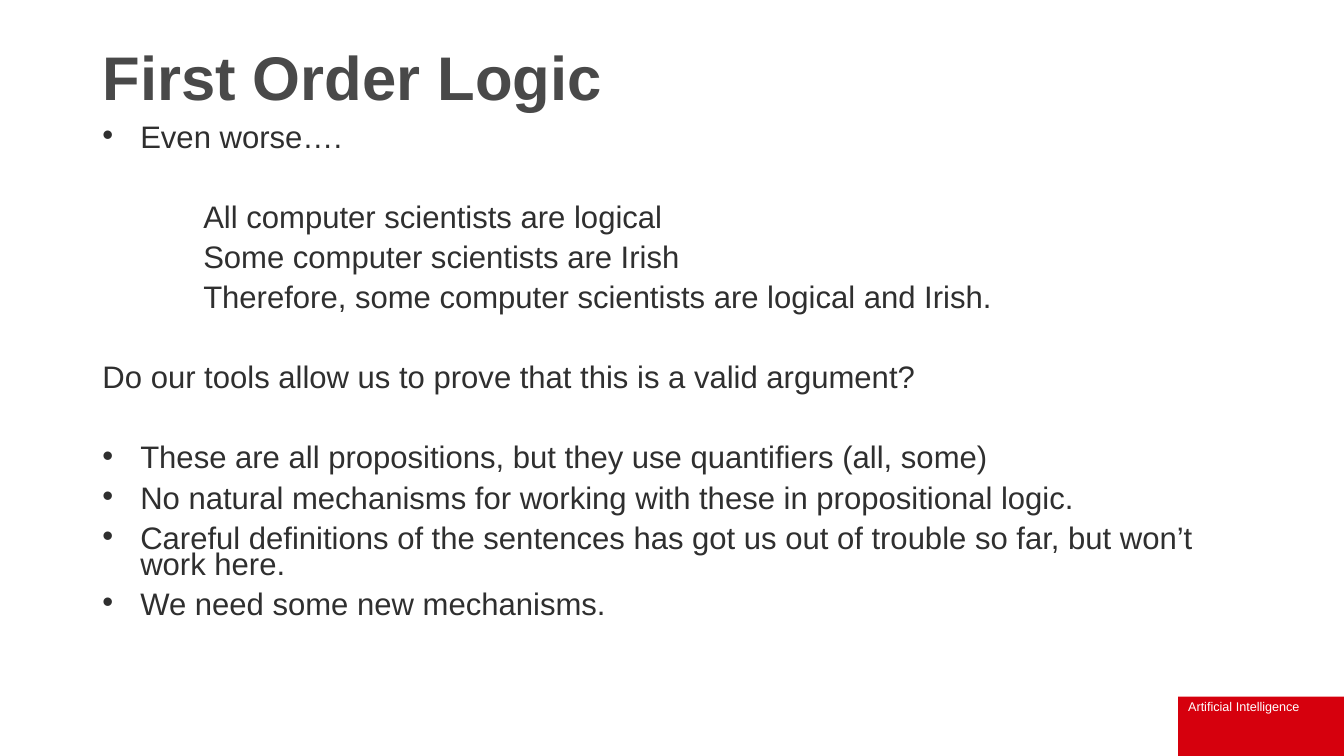
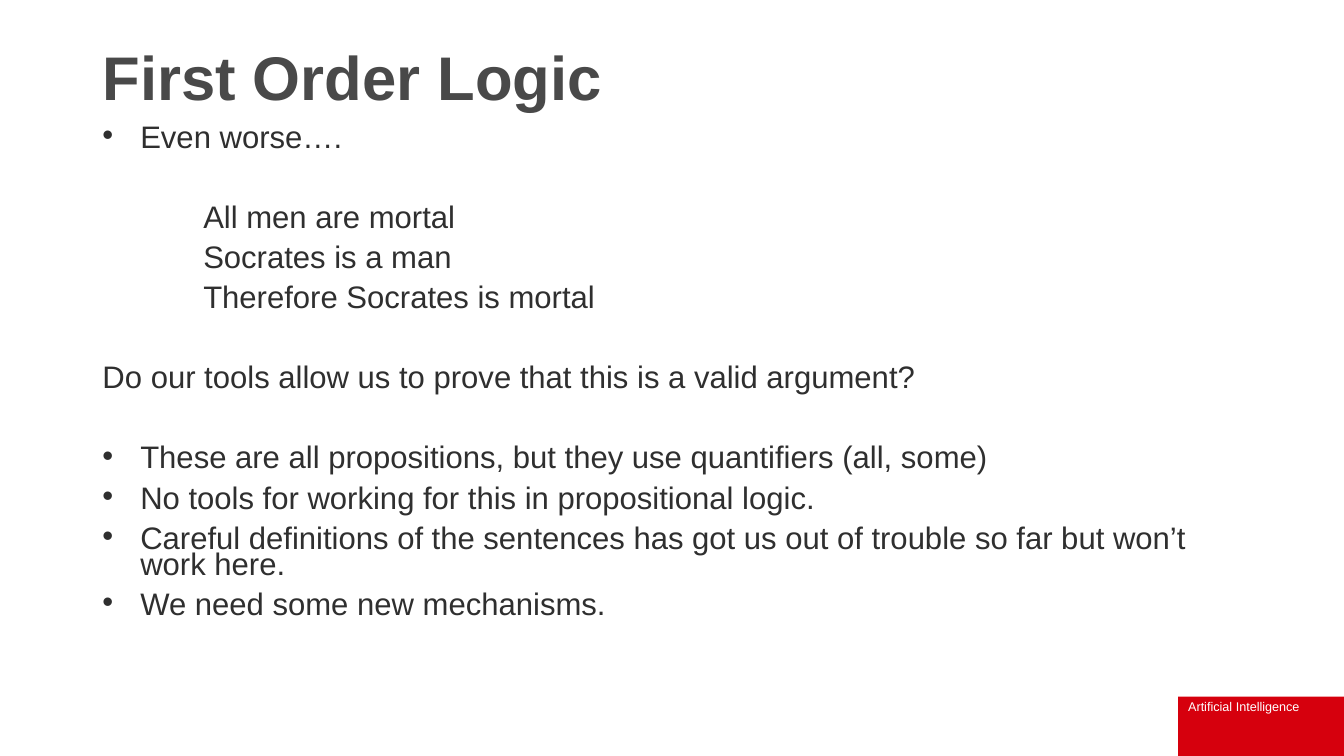
Before and after one commit to IainStyles/Knowledge-Engineering-2025, a slide deck: slide 3 of slides/ECS8052 Week 3 2025-09-25.pptx (slide 84 before the commit). Drawn at 1344x756 pixels with LibreOffice and Linux fonts; fonts in the diff are those of the drawing; background and template pictures are left out. Boxes give left, top, right and bottom in pixels: in the first picture for what was removed or moved away, otherwise in the second. Text is boxed around its words. In the diff, an @@ line names an element or a change of style, - is before the commit and + after.

```diff
--- a/slides/ECS8052 Week 3 2025-09-25.pptx
+++ b/slides/ECS8052 Week 3 2025-09-25.pptx
@@ text at (x1=203, y1=205, x2=595, y2=309): text changed @@
-All computer scientists are logical
-Some computer scientists are Irish
-Therefore, some computer scientists are logical and Irish.
+All men are mortal
+Socrates is a man
+Therefore Socrates is mortal
@@ text at (x1=140, y1=486, x2=1185, y2=576): text changed @@
-• No natural mechanisms for working with these in propositional logic.
-• Careful definitions of the sentences has got us out of trouble so far, but won’t work here.
+• No tools for working for this in propositional logic.
+• Careful definitions of the sentences has got us out of trouble so far but won’t work here.
```
Also in this commit, not shown: 21 other slides changed, 8 slides added, 82 slides removed, 6 other files.
